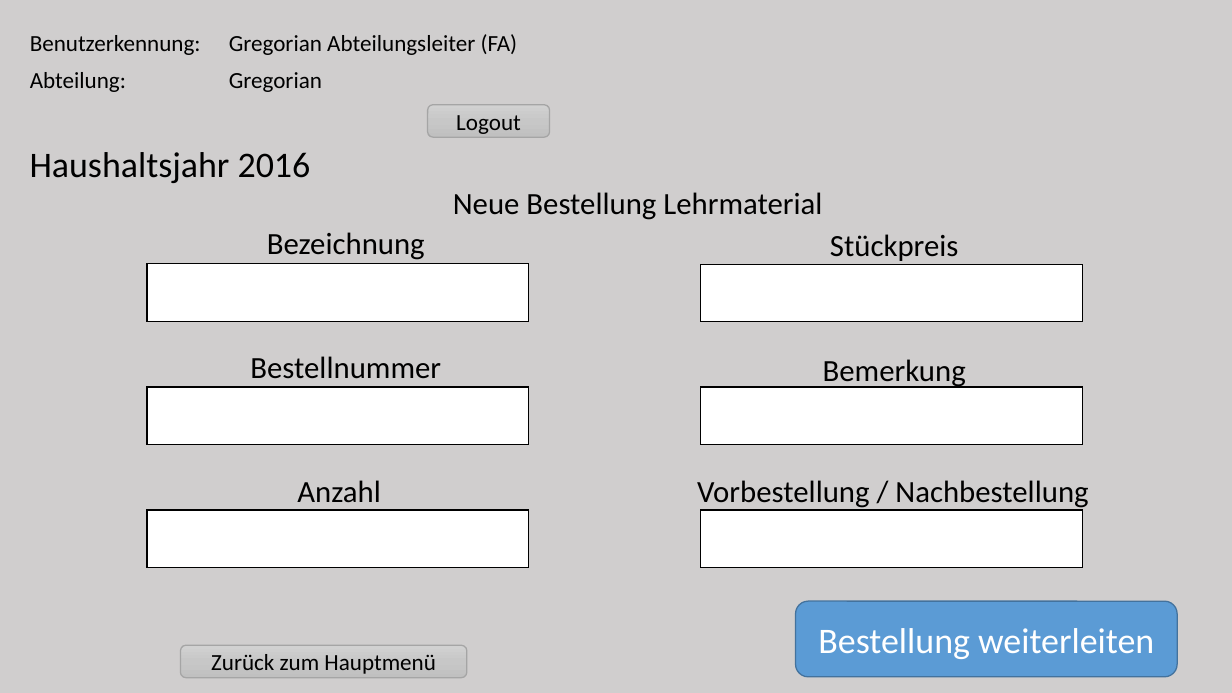
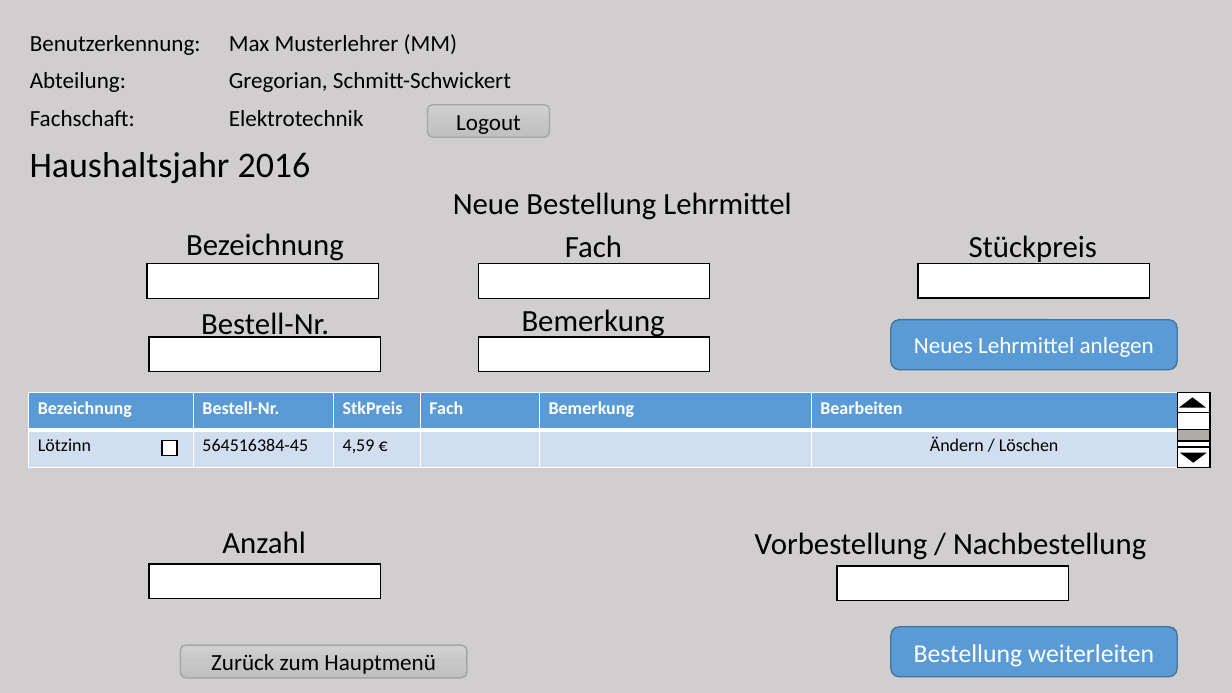
Before and after one commit to Kelevrae/LittleBigPlanet, a slide deck: slide 6 of Techniker Dokus/Mockup Admin.pptx. Drawn at 1232x693 pixels with LibreOffice and Linux fonts; fonts in the diff are those of the drawing; background and template pictures are left out. Boxes give left, top, right and bottom in pixels: in the first picture for what was removed or moved away, otherwise in the second. Text is boxed around its words. In the diff, an @@ line names an element or a change of style, - is before the commit and + after.

```diff
--- a/Techniker Dokus/Mockup Admin.pptx
+++ b/Techniker Dokus/Mockup Admin.pptx
@@ table at (20,25,549,138) @@
-row 1, column 2: Gregorian Abteilungsleiter (FA)
+row 1, column 2: Max Musterlehrer (MM)
-row 2, column 2: Gregorian
+row 2, column 2: Gregorian, Schmitt-Schwickert
-row 3, column 1: 
+row 3, column 1: Fachschaft:
-row 3, column 2: 
+row 3, column 2: Elektrotechnik
@@ text at (453,192,791,220): text changed @@
-Neue Bestellung Lehrmaterial
+Neue Bestellung Lehrmittel
@@ text "Bezeichnung": place and size @@
-text "Bezeichnung" at (267,232,425,260)
+text "Bezeichnung" at (186,233,344,261)
@@ text added at (565,235,622,265), 24 pt, text #000000 @@
+Fach
@@ text "Stückpreis": place and size @@
-text "Stückpreis" at (830,234,959,265)
+text "Stückpreis" at (969,235,1098,265)
@@ rectangle: place and size @@
-rectangle at (147,263,529,321)
+rectangle at (147,263,379,299)
@@ rectangle added at (479,263,711,299), fill #FFFFFF, outline #000000 1 pt @@
@@ rectangle: place and size @@
-rectangle at (701,264,1082,322)
+rectangle at (918,263,1150,299)
@@ text "Bemerkung": place and size @@
-text "Bemerkung" at (823,359,966,390)
+text "Bemerkung" at (522,309,665,340)
@@ text added at (201,312,329,342), 24 pt, text #000000 @@
+Bestell-Nr.
@@ rounded rectangle added at (891,320,1177,370), fill #5B9BD5, outline #43739E 1 pt, 18 pt, text #FFFFFF @@
+Neues Lehrmittel anlegen
@@ rectangle: place and size @@
-rectangle at (147,387,529,445)
+rectangle at (149,337,381,372)
@@ text removed at (250,356,441,379) @@
-Bestellnummer
@@ rectangle added at (479,337,711,372), fill #FFFFFF, outline #000000 1 pt @@
@@ rectangle removed at (701,387,1082,445) @@
@@ table added at (29,393,1178,468), 2 rows, 6 columns @@
+Bezeichnung | Bestell-Nr. | StkPreis | Fach | Bemerkung | Bearbeiten
+Lötzinn | 564516384-45 | 4,59 € |  |  | Ändern / Löschen
@@ rectangle added at (162,441,177,456), fill #FFFFFF, outline #000000 1 pt @@
@@ rectangle added at (210,437,225,452), fill #FFFFFF, outline #000000 1 pt @@
@@ group added at (1177,393,1211,468): 4 rectangles, 2 triangles @@
@@ text "Anzahl" rewrapped from (297,480,381,510) to (222,531,306,554) @@
@@ text "Vorbestellung / Nachbestellung": place and size @@
-text "Vorbestellung / Nachbestellung" at (697,480,1088,510)
+text "Vorbestellung / Nachbestellung" at (755,532,1146,560)
@@ rectangle: place and size @@
-rectangle at (147,510,529,567)
+rectangle at (149,565,381,600)
@@ rectangle: place and size @@
-rectangle at (701,510,1082,567)
+rectangle at (837,567,1069,602)
@@ rounded rectangle "Bestellung weiterleiten": place and size @@
-rounded rectangle "Bestellung weiterleiten" at (796,602,1177,677)
+rounded rectangle "Bestellung weiterleiten" at (891,627,1177,677)
@@ rounded rectangle "Bestellung weiterleiten" at (891,627,1177,677): size 28 to 20 pt @@
```
Also in this commit, not shown: 6 other slides changed, 1 slide added, 1 slide removed, 1 other file.
